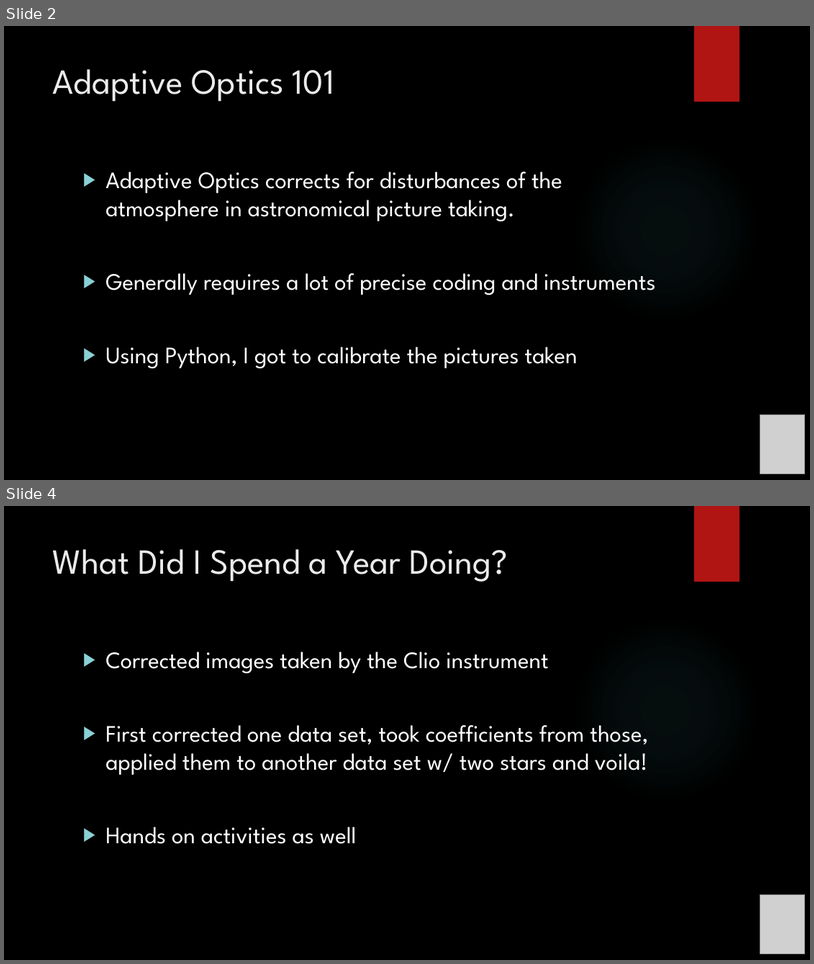
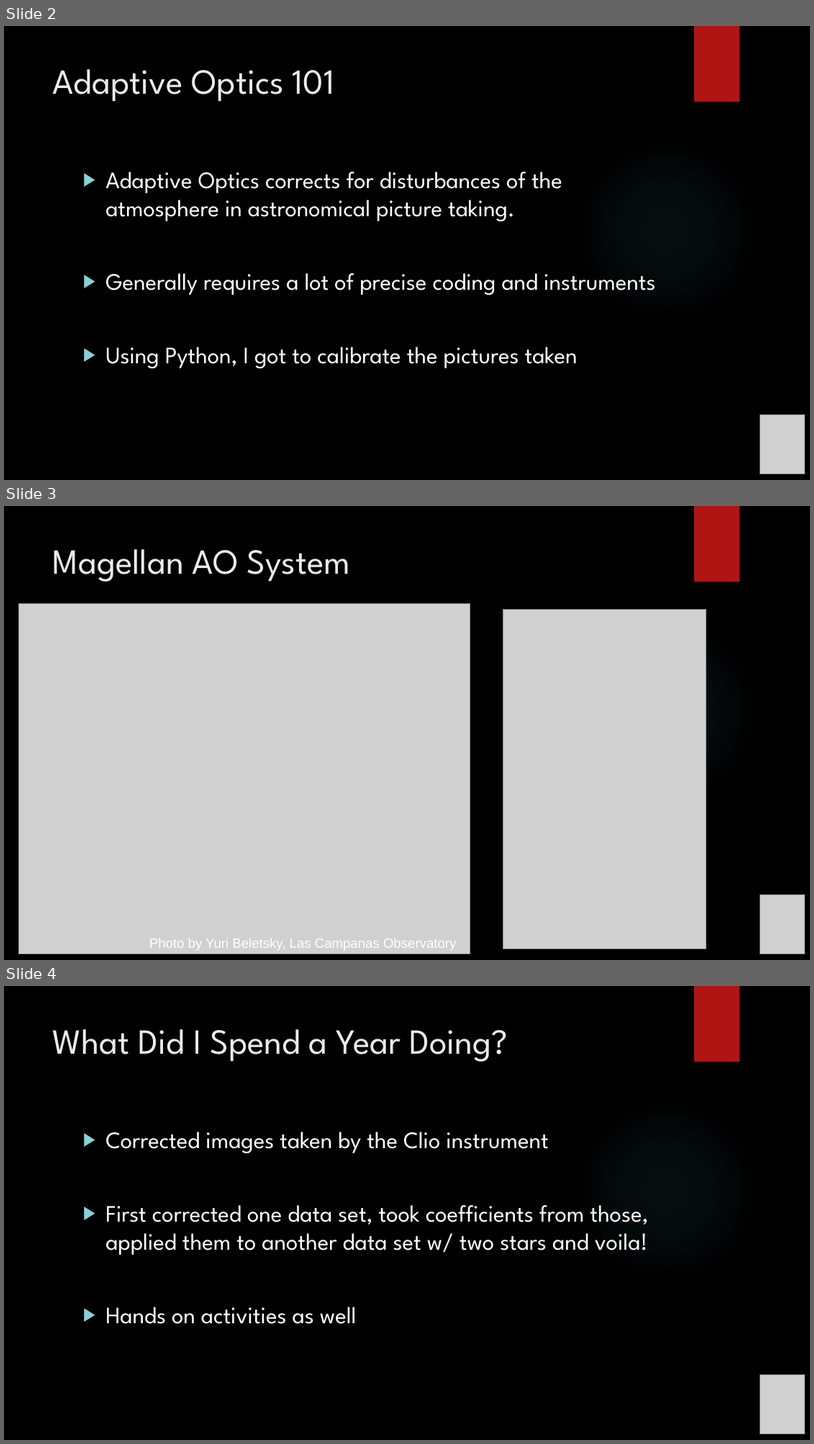
Before and after one commit to exoworlds/clio2016-2017, a slide deck: notes/symposium_presentation.pptx. Shown one above the other, each under a label of ours: slides 2 and 4 before the commit, slides 2, 3 and 4 after it; the slides between them are not shown. The pictures are 814x964 and 814x1444 pixels, drawn with LibreOffice and Linux fonts; fonts in the diff are those of the drawing; grey boxes stand for pictures; background and template pictures are left out. Boxes give left, top, right and bottom in pixels: in the first picture for what was removed or moved away, otherwise in the second. Text is boxed around its words. In the diff, an @@ line names an element or a change of style, - is before the commit and + after.

```diff
--- a/notes/symposium_presentation.pptx
+++ b/notes/symposium_presentation.pptx
@@ slide 3 added at bbox=[4, 506, 810, 960], background picture (left out); not listed: 2 template elements that a slide beside it also shows @@
@@ title added at bbox=[53, 549, 350, 582], 42 pt, text #EBEBEB @@
+Magellan AO System
@@ picture added at bbox=[18, 604, 471, 955] @@
@@ picture added at bbox=[504, 609, 707, 948] @@
@@ picture added at bbox=[761, 894, 805, 955] @@
@@ text added at bbox=[149, 938, 456, 950], 16 pt, text #FFFFFF @@
+Photo by Yuri Beletsky, Las Campanas Observatory
```
Also in this commit, not shown: 1 slide removed, 1 other file.
